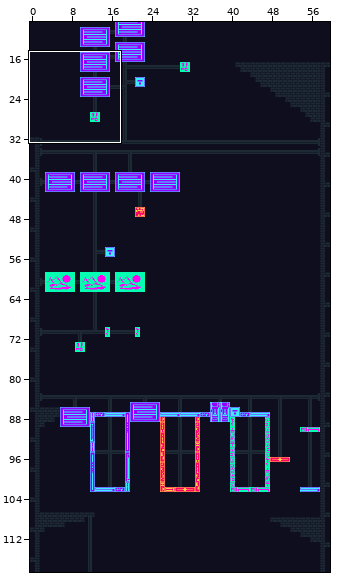
Tiled map -- assets/tiles/tilemap.tmx. The picture above shows the old version from afar; the outline marks the close-up.
Close-up. As it was:
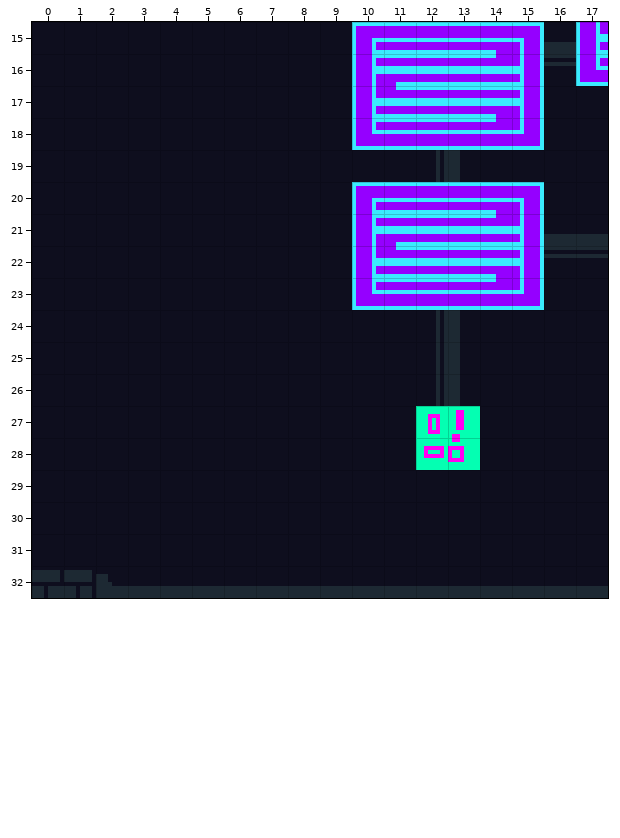
Cells are 8x8 px. Shown: x 0..17, y 15..32. The commit also changed other parts of the map, which this record leaves out.
New version:
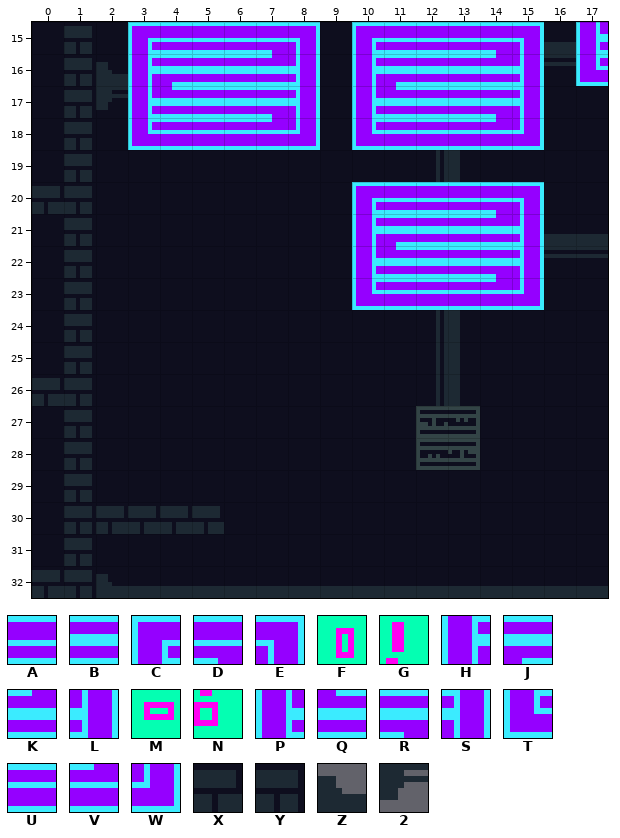
Key: from "tileset": A 38, B 103, C 292, D 296, E 297, F 304, G 305, H 356, J 357, K 360, L 361, M 368, N 369, P 420, Q 421, R 424, S 425, T 484, U 485, V 488, W 489, X 2070, Y 2071, Z 2650, 2 2714.
_ is an empty cell, . an unchanged one.
Diff:
--- layer "Buildings"
@@ x 0..5 @@
-15 ._....
-16 ._....
-17 ._....
-18 ._....
-19 ._....
-20 __....
-21 ._....
-22 ._....
-23 ._....
-24 ._....
-25 ._....
-26 __....
-27 ._....
-28 ._....
-29 ._....
-30 ._____
-31 ._....
+15 .Y....
+16 .Y....
+17 .Y....
+18 .Y....
+19 .Y....
+20 XY....
+21 .Y....
+22 .Y....
+23 .Y....
+24 .Y....
+25 .Y....
+26 XY....
+27 .Y....
+28 .Y....
+29 .Y....
+30 .YXXXX
+31 .Y....
--- layer "Off"
@@ x 2..2 @@
-16 _
-17 _
+16 Z
+17 2
--- layer "Starfall" (now hidden)
@@ x 12..13 @@
-27 FG
-28 MN
+27 __
+28 __
--- layer "Skyway"
@@ x 3..8 @@
-15 ______
-16 ______
-17 ______
-18 ______
+15 CAAADE
+16 HJBBKL
+17 PQBBRS
+18 TUUUVW
Where, in picture pixels (left, top, right, bottom), the same in both close-ups:
added: (32, 22, 320, 566)
removed: (416, 406, 480, 470)
